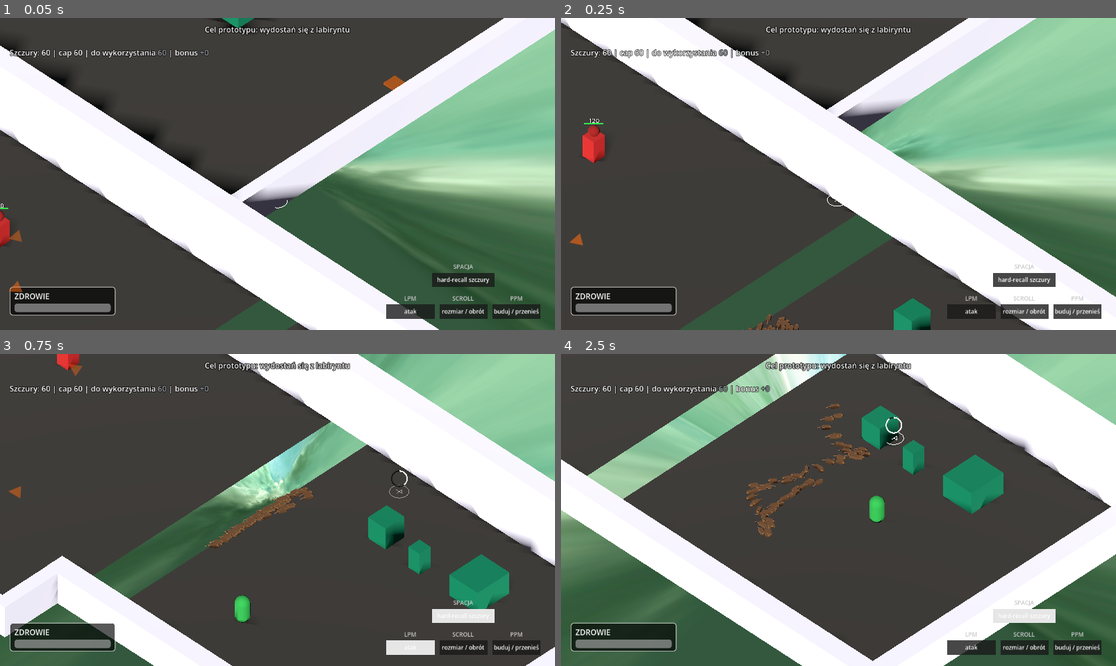
Above: before the commit, frames 1-4 (two rows, left to right).
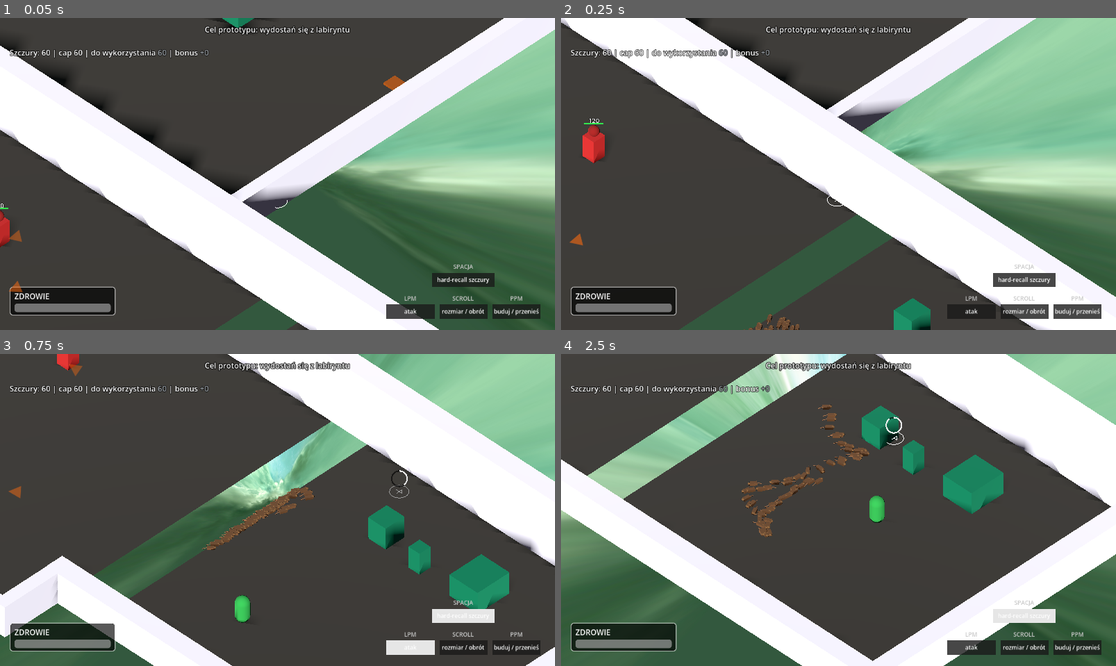
Above: after the commit, the same moments.

Repository: VirtuaIL/ZTGK-Prototyp
Game: Godot game, scene res://scenes/main.tscn
Two runs of this game, one before a commit and one after it. Both use one fixed random seed, a clock stepped at 60 frames per second and the inputs below.
Inputs (mouse positions are in pixels of both pictures, inside the frame that each line leads up to):
- Up to frame 1 (0.05 s): no input
- Up to frame 2 (0.25 s): no input
- Up to frame 3 (0.75 s): tap Enter at 0.5 s; move the mouse to (399, 494) at 0.52 s; hold D (move_right) from 0.53 s (still down); hold Space (recall_rats) from 0.53 s (still down); click (399, 494) at 0.67 s
- Up to frame 4 (2.5 s): release D (move_right) at 1.25 s; release Space (recall_rats) at 1.25 s; drag from (727, 525) to (810, 572) at 1.27 s; move the mouse to (894, 441) at 2.02 s; hold D (move_right) from 2.03 s (still down); hold Space (recall_rats) from 2.03 s (still down)

Frame 1 is identical in both runs. In frame 2, less than 0.1% of the frame differs, in the area x 32-43%, y 94-100%; in frame 3, 0.3%; in frame 4, 0.9%, in the area x 32-56%, y 15-59%.

Commit message:
mini fix budowania

Diff:
--- a/scripts/rat_manager.gd
+++ b/scripts/rat_manager.gd
@@ -1368,12 +1368,13 @@
 	var hit := _get_mouse_ground_hit()
 
 	var raw_pos: Vector3
-	if hit:
-		raw_pos = hit.position + hit.normal * build_surface_offset
-		if current_build_y <= -500.0:
+	if current_build_y <= -500.0:
+		if hit:
+			raw_pos = hit.position + hit.normal * build_surface_offset
 			current_build_y = raw_pos.y
-		raw_pos.y = current_build_y
-	elif current_build_y > -500.0:
+		else:
+			return
+	else:
 		var fallback := _get_mouse_pos_at_y(current_build_y)
 		if fallback == Vector3.ZERO:
 			if _has_last_build_pos:
@@ -1382,8 +1383,6 @@
 				return
 		else:
 			raw_pos = fallback
-	else:
-		return
 
 	_last_build_pos = raw_pos
 	_has_last_build_pos = true
@@ -1494,6 +1493,15 @@
 	return available_rats
 
 
+func _is_pos_too_close_to_player(pos: Vector3) -> bool:
+	if _player == null:
+		return false
+	if abs(pos.y - _player.global_position.y) > 2.0:
+		return false
+	var dist_sq = Vector2(pos.x, pos.z).distance_squared_to(Vector2(_player.global_position.x, _player.global_position.z))
+	return dist_sq < (0.9 * 0.9)
+
+
 func _compute_circle_fill_positions(center: Vector3) -> Array[Vector3]:
 	var positions: Array[Vector3] = []
 	var radius := circle_radius
@@ -1506,7 +1514,9 @@
 		for iz in range(-max_steps, max_steps + 1):
 			var off := Vector3(float(ix) * spacing, 0.0, float(iz) * spacing)
 			if off.x * off.x + off.z * off.z <= radius * radius + 0.001:
-				positions.append(center + off)
+				var p := center + off
+				if not _is_pos_too_close_to_player(p):
+					positions.append(p)
 	return positions
 
 
@@ -1696,75 +1706,74 @@
 	if rat_count == 0:
 		return
 
+	var target_positions: Array[Vector3] = []
+
 	if rat_count == 1:
 		var single_pos := current_drawn_path[0]
-		if use_wide_brush:
-			var dir_single := (current_drawn_path[1] - current_drawn_path[0])
-			dir_single.y = 0.0
-			if dir_single.length() < 0.001:
-				dir_single = Vector3.FORWARD
-			else:
-				dir_single = dir_single.normalized()
-			var lateral_single := dir_single.cross(Vector3.UP).normalized() * brush_half_width
-			single_pos = current_drawn_path[0]
-		available_rats[0].build_at(single_pos)
-		return
-
-	var dist_between_rats = path_length / float(rat_count - 1)
-	var current_dist_on_path: float = 0.0
-
-	for i in range(rat_count):
-		if i == 0:
-			var start_pos := current_drawn_path[0]
-			if use_wide_brush and rat_count > 2:
-				var lane_idx := 0
-				start_pos = current_drawn_path[0]
-			available_rats[0].build_at(start_pos)
-			continue
-		elif i == rat_count - 1:
-			var end_pos := current_drawn_path[-1]
-			if use_wide_brush and rat_count > 2:
-				end_pos = current_drawn_path[-1]
-			available_rats[i].build_at(end_pos)
-			continue
-
-		var target_dist = i * dist_between_rats
-
-		var accum: float = 0.0
-		var segment_idx: int = 0
-		var segment_start: float = 0.0
-
-		for j in range(segs.size()):
-			if accum + segs[j] >= target_dist:
-				segment_idx = j
-				segment_start = accum
-				break
-			accum += segs[j]
-
-		var segment_t = (target_dist - segment_start) / max(0.0001, segs[segment_idx])
-		var point_a: Vector3 = current_drawn_path[segment_idx]
-		var point_b: Vector3 = current_drawn_path[segment_idx + 1]
-		var interp_pos = point_a.lerp(point_b, segment_t)
-
-		if use_wide_brush:
-			var dir := point_b - point_a
-			dir.y = 0.0
-			if dir.length() < 0.001:
-				dir = Vector3.FORWARD
-			else:
-				dir = dir.normalized()
-			var lateral_dir := dir.cross(Vector3.UP).normalized()
-
-			var pairs := clampi(brush_lane_pairs, brush_lane_pairs_min, brush_lane_pairs_max)
-			if pairs > 0:
-				var lane_count := 1 + pairs * 2
-				var center_index := float(lane_count - 1) / 2.0
-				var lane_index := i % lane_count
-				var factor := float(lane_index) - center_index
-				interp_pos += lateral_dir * brush_lane_spacing * factor
-
-		available_rats[i].build_at(interp_pos)
-	if rat_count > 0:
+		target_positions.append(single_pos)
+	else:
+		var dist_between_rats = path_length / float(rat_count - 1)
+		for i in range(rat_count):
+			if i == 0:
+				var start_pos := current_drawn_path[0]
+				if use_wide_brush and rat_count > 2:
+					start_pos = current_drawn_path[0]
+				target_positions.append(start_pos)
+				continue
+			elif i == rat_count - 1:
+				var end_pos := current_drawn_path[-1]
+				if use_wide_brush and rat_count > 2:
+					end_pos = current_drawn_path[-1]
+				target_positions.append(end_pos)
+				continue
+
+			var target_dist = i * dist_between_rats
+
+			var accum: float = 0.0
+			var segment_idx: int = 0
+			var segment_start: float = 0.0
+
+			for j in range(segs.size()):
+				if accum + segs[j] >= target_dist:
+					segment_idx = j
+					segment_start = accum
+					break
+				accum += segs[j]
+
+			var segment_t = (target_dist - segment_start) / max(0.0001, segs[segment_idx])
+			var point_a: Vector3 = current_drawn_path[segment_idx]
+			var point_b: Vector3 = current_drawn_path[segment_idx + 1]
+			var interp_pos = point_a.lerp(point_b, segment_t)
+
+			if use_wide_brush:
+				var dir := point_b - point_a
+				dir.y = 0.0
+				if dir.length() < 0.001:
+					dir = Vector3.FORWARD
+				else:
+					dir = dir.normalized()
+				var lateral_dir := dir.cross(Vector3.UP).normalized()
+
+				var pairs := clampi(brush_lane_pairs, brush_lane_pairs_min, brush_lane_pairs_max)
+				if pairs > 0:
+					var lane_count := 1 + pairs * 2
+					var center_index := float(lane_count - 1) / 2.0
+					var lane_index := i % lane_count
+					var factor := float(lane_index) - center_index
+					interp_pos += lateral_dir * brush_lane_spacing * factor
+
+			target_positions.append(interp_pos)
+
+	var valid_positions: Array[Vector3] = []
+	for p in target_positions:
+		if not _is_pos_too_close_to_player(p):
+			valid_positions.append(p)
+
+	var assign_count = min(available_rats.size(), valid_positions.size())
+	for i in range(assign_count):
+		available_rats[i].build_at(valid_positions[i])
+
+	if assign_count > 0:
 		_build_force_timer = max(0.1, build_force_timeout)
 
 
